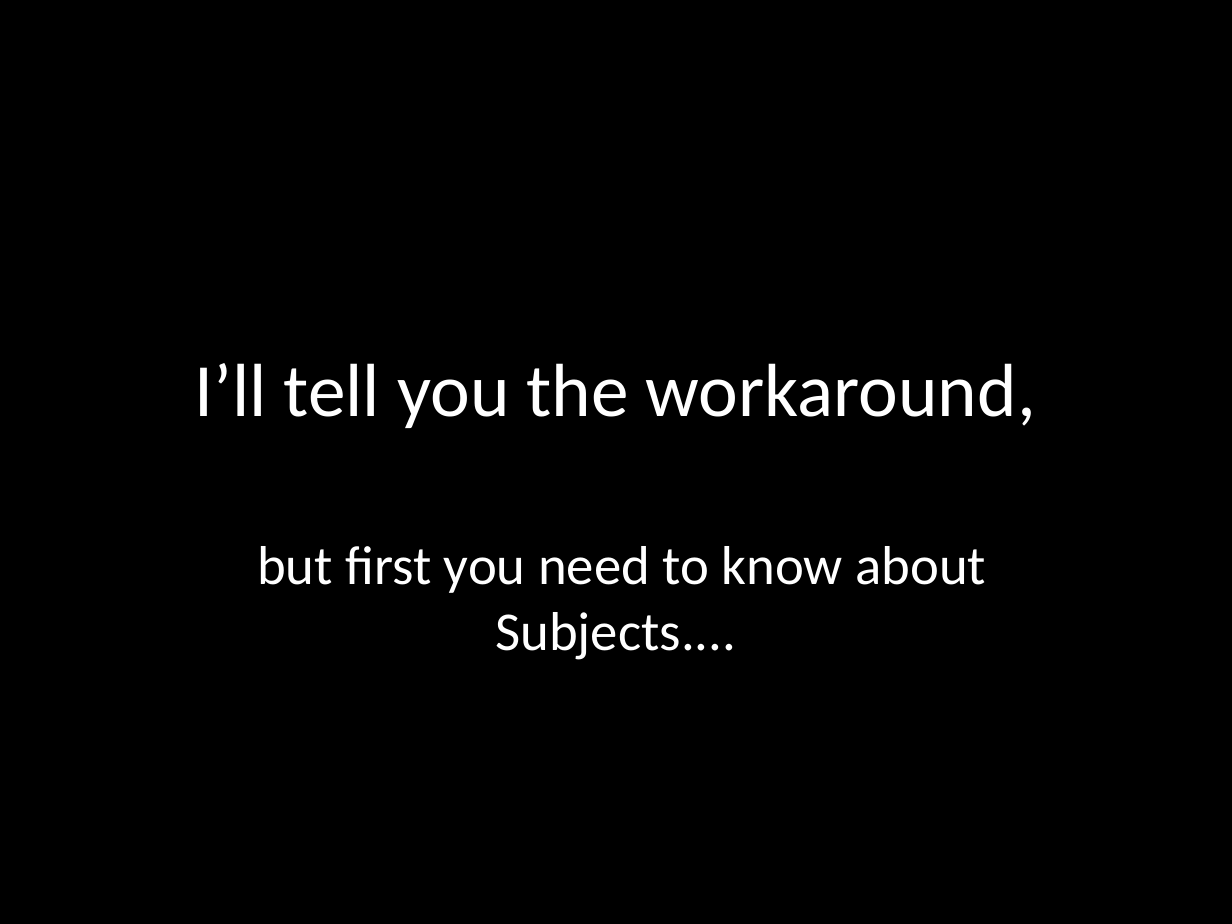
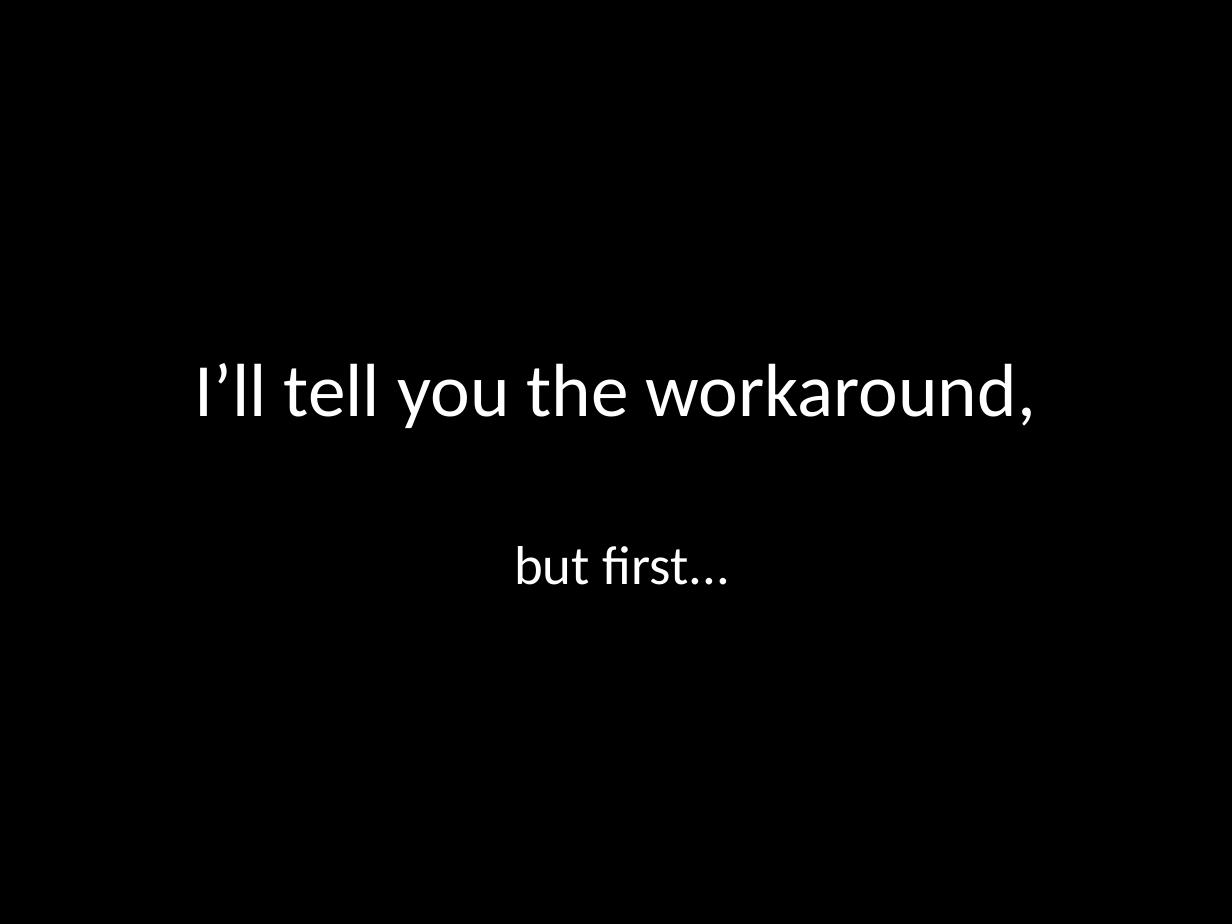
Before and after one commit to benlesh/rxjs-workshop-angular, a slide deck: slide 161 of rxjs-workshop.pptx (slide 159 before the commit). Drawn at 1232x924 pixels with LibreOffice and Linux fonts; fonts in the diff are those of the drawing. Boxes give left, top, right and bottom in pixels: in the first picture for what was removed or moved away, otherwise in the second. Text is boxed around its words. In the diff, an @@ line names an element or a change of style, - is before the commit and + after.

```diff
--- a/rxjs-workshop.pptx
+++ b/rxjs-workshop.pptx
@@ subtitle at bbox=[514, 546, 730, 585]: text changed @@
-but first you need to know about Subjects....
+but first...
```
Also in this commit, not shown: 1 other slide changed, 24 slides added, 1 slide removed, 19 other files.
